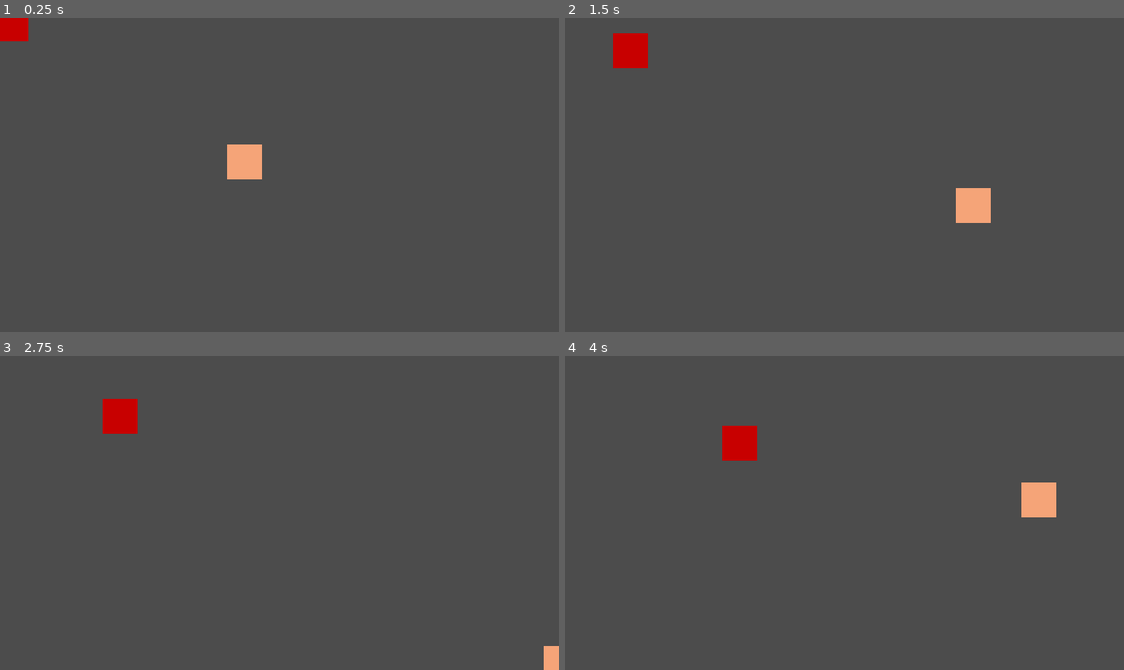
Above: before the commit, frames 1-4 (two rows, left to right).
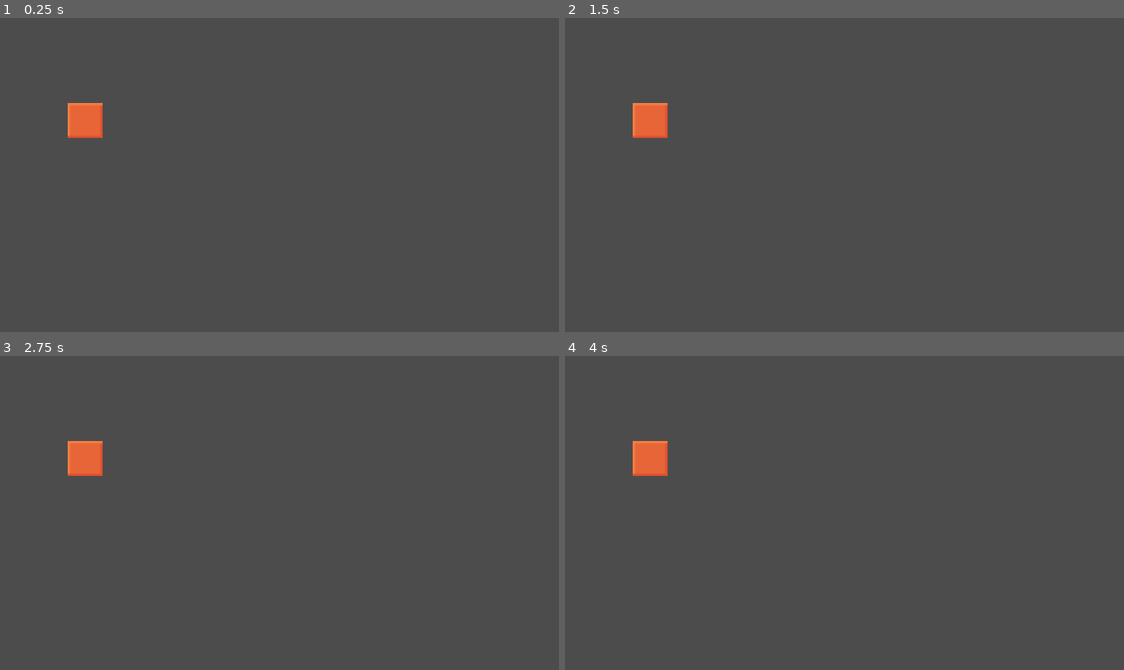
Above: after the commit, the same moments.

Repository: KrzysztofStaron/Foodventure
Game: Godot game, scene res://main.tscn
The game is run twice, just before and just after one commit, with the same random seed, the same clock (stepped at 60 frames per second) and the same inputs. Before the commit the project starts from res://game.tscn.
Inputs:
- Up to frame 1 (0.25 s): no input
- Up to frame 2 (1.5 s): hold Right (ui_right) 0.53-1.28 s; hold Down (ui_down) from 1.28 s (still down)
- Up to frame 3 (2.75 s): release Down (ui_down) at 2.03 s; hold Right (ui_right) from 2.03 s (still down)
- Up to frame 4 (4 s): release Right (ui_right) at 2.78 s; hold Up (ui_up) 2.78-3.53 s; hold Left (ui_left) from 3.53 s (still down)

The runs differ from the first frame. In frame 1, 1.8% of the frame differs, in the area x 0-47%, y 0-52%; in frame 2, 2.1%, in the area x 8-77%, y 4-66%; in frame 3, 1.6%; in frame 4, 2.1%.

Commit message:
project from scratch

Diff:
--- a/enemy.tscn
+++ /dev/null
@@ -1,17 +0,0 @@
-[gd_scene load_steps=4 format=2]
-
-[ext_resource path="res://img/player.png" type="Texture" id=1]
-[ext_resource path="res://scripts/square.gd" type="Script" id=2]
-
-[sub_resource type="RectangleShape2D" id=1]
-extents = Vector2( 8, 8 )
-
-[node name="Enemy" type="KinematicBody2D"]
-modulate = Color( 0.815686, 0, 0, 1 )
-script = ExtResource( 2 )
-
-[node name="Sprite" type="Sprite" parent="."]
-texture = ExtResource( 1 )
-
-[node name="CollisionShape2D" type="CollisionShape2D" parent="."]
-shape = SubResource( 1 )
--- a/game.tscn
+++ /dev/null
@@ -1,11 +0,0 @@
-[gd_scene load_steps=3 format=2]
-
-[ext_resource path="res://player.tscn" type="PackedScene" id=1]
-[ext_resource path="res://enemy.tscn" type="PackedScene" id=2]
-
-[node name="Game" type="Node2D"]
-
-[node name="player" parent="." instance=ExtResource( 1 )]
-position = Vector2( 112, 66 )
-
-[node name="Enemy" parent="." instance=ExtResource( 2 )]
--- /dev/null
+++ b/main.tscn
@@ -0,0 +1,9 @@
+[gd_scene load_steps=2 format=2]
+
+[ext_resource path="res://player/player.tscn" type="PackedScene" id=1]
+
+[node name="main" type="Node2D"]
+
+[node name="player" parent="." instance=ExtResource( 1 )]
+position = Vector2( 39, 47 )
+speed = 80
--- /dev/null
+++ b/managers/input_manager.gd
@@ -0,0 +1,45 @@
+extends Node
+
+# [negative_input_name (from Input Map), input_type]
+# e.g. ["ui_left", "move_horizontal"]
+var _correlations := [
+	["move_left", "move_horizontal"],
+	["move_up", "move_vertical"],
+]
+func _ready():
+	print(_correlations.hash())
+
+var _first_pressed : Dictionary
+
+func axis(negative_input : String, positive_input : String, reversed : bool = false) -> int:
+	var type := ""
+
+	var KEY = 0
+	var TYPE = 1
+
+	var direction := 1 if !reversed else -1
+
+	for correlation in _correlations:
+		if correlation[KEY] == negative_input:
+			type = correlation[TYPE]
+			if !_first_pressed.has(type):
+				_first_pressed[type] = ""
+
+			break
+
+	if _first_pressed[type] != positive_input && Input.is_action_pressed(negative_input):
+			_first_pressed[type] = negative_input
+			return -1 * direction
+	elif _first_pressed[type] != negative_input && Input.is_action_pressed(positive_input):
+			_first_pressed[type] = positive_input
+			return 1 * direction
+	else:
+		_first_pressed[type] = ""
+		return 0
+
+func vector(n1 : String, p1 : String, n2 : String, p2 : String, reversed := false) -> Vector2:
+	var dir = Vector2(axis(n1, p1, reversed), axis(n2, p2, reversed))
+	if abs(dir.x) + abs(dir.y) > 1:
+		dir = dir.normalized()
+
+	return dir
--- a/player.tscn
+++ /dev/null
@@ -1,15 +0,0 @@
-[gd_scene load_steps=4 format=2]
-
-[ext_resource path="res://img/player.png" type="Texture" id=1]
-[ext_resource path="res://scripts/player.gd" type="Script" id=2]
-
-[sub_resource type="RectangleShape2D" id=1]
-
-[node name="player" type="KinematicBody2D"]
-script = ExtResource( 2 )
-
-[node name="CollisionShape2D" type="CollisionShape2D" parent="."]
-shape = SubResource( 1 )
-
-[node name="Sprite" type="Sprite" parent="."]
-texture = ExtResource( 1 )
--- /dev/null
+++ b/player/player.gd
@@ -0,0 +1,7 @@
+extends KinematicBody2D
+
+export var speed : int = 40
+
+func _process(_delta):
+	var dir : Vector2 = input_manager.vector("move_left", "move_right", "move_up", "move_down")
+	move_and_slide(dir * speed)
--- /dev/null
+++ b/player/player.tscn
@@ -0,0 +1,15 @@
+[gd_scene load_steps=4 format=2]
+
+[ext_resource path="res://player/player.png" type="Texture" id=1]
+[ext_resource path="res://player/player.gd" type="Script" id=2]
+
+[sub_resource type="CircleShape2D" id=1]
+
+[node name="player" type="KinematicBody2D"]
+script = ExtResource( 2 )
+
+[node name="Sprite" type="Sprite" parent="."]
+texture = ExtResource( 1 )
+
+[node name="CollisionShape2D" type="CollisionShape2D" parent="."]
+shape = SubResource( 1 )
--- a/project.godot
+++ b/project.godot
@@ -8,56 +8,56 @@
 
 config_version=4
 
-_global_script_classes=[ {
-"base": "KinematicBody2D",
-"class": "enemy",
-"language": "GDScript",
-"path": "res://scripts/enemy.gd"
-} ]
-_global_script_class_icons={
-"enemy": ""
-}
-
 [application]
 
-config/name="Foodventure"
-run/main_scene="res://game.tscn"
-config/icon="res://img/icon.png"
+config/name="foodventure"
+run/main_scene="res://main.tscn"
+config/icon="res://icon.png"
+
+[autoload]
+
+input_manager="*res://managers/input_manager.gd"
 
 [display]
 
 window/size/width=256
 window/size/height=144
-window/handheld/orientation="sensor_landscape"
+window/size/always_on_top=true
+window/size/test_width=720
+window/size/test_height=405
 window/stretch/mode="2d"
-window/stretch/aspect="keep"
+window/stretch/aspect="keep_height"
 
 [input]
 
-ui_left={
-"deadzone": 0.2,
-"events": [ Object(InputEventKey,"resource_local_to_scene":false,"resource_name":"","device":0,"alt":false,"shift":false,"control":false,"meta":false,"command":false,"pressed":false,"scancode":16777231,"physical_scancode":0,"unicode":0,"echo":false,"script":null)
+move_left={
+"deadzone": 0.39,
+"events": [ Object(InputEventKey,"resource_local_to_scene":false,"resource_name":"","device":0,"alt":false,"shift":false,"control":false,"meta":false,"command":false,"pressed":false,"scancode":65,"physical_scancode":0,"unicode":0,"echo":false,"script":null)
 , Object(InputEventJoypadMotion,"resource_local_to_scene":false,"resource_name":"","device":0,"axis":0,"axis_value":-1.0,"script":null)
  ]
 }
-ui_right={
-"deadzone": 0.2,
-"events": [ Object(InputEventKey,"resource_local_to_scene":false,"resource_name":"","device":0,"alt":false,"shift":false,"control":false,"meta":false,"command":false,"pressed":false,"scancode":16777233,"physical_scancode":0,"unicode":0,"echo":false,"script":null)
+move_right={
+"deadzone": 0.39,
+"events": [ Object(InputEventKey,"resource_local_to_scene":false,"resource_name":"","device":0,"alt":false,"shift":false,"control":false,"meta":false,"command":false,"pressed":false,"scancode":68,"physical_scancode":0,"unicode":0,"echo":false,"script":null)
 , Object(InputEventJoypadMotion,"resource_local_to_scene":false,"resource_name":"","device":0,"axis":0,"axis_value":1.0,"script":null)
  ]
 }
-ui_up={
-"deadzone": 0.2,
-"events": [ Object(InputEventKey,"resource_local_to_scene":false,"resource_name":"","device":0,"alt":false,"shift":false,"control":false,"meta":false,"command":false,"pressed":false,"scancode":16777232,"physical_scancode":0,"unicode":0,"echo":false,"script":null)
+move_up={
+"deadzone": 0.39,
+"events": [ Object(InputEventKey,"resource_local_to_scene":false,"resource_name":"","device":0,"alt":false,"shift":false,"control":false,"meta":false,"command":false,"pressed":false,"scancode":87,"physical_scancode":0,"unicode":0,"echo":false,"script":null)
 , Object(InputEventJoypadMotion,"resource_local_to_scene":false,"resource_name":"","device":0,"axis":1,"axis_value":-1.0,"script":null)
  ]
 }
-ui_down={
-"deadzone": 0.2,
-"events": [ Object(InputEventKey,"resource_local_to_scene":false,"resource_name":"","device":0,"alt":false,"shift":false,"control":false,"meta":false,"command":false,"pressed":false,"scancode":16777234,"physical_scancode":0,"unicode":0,"echo":false,"script":null)
+move_down={
+"deadzone": 0.39,
+"events": [ Object(InputEventKey,"resource_local_to_scene":false,"resource_name":"","device":0,"alt":false,"shift":false,"control":false,"meta":false,"command":false,"pressed":false,"scancode":83,"physical_scancode":0,"unicode":0,"echo":false,"script":null)
 , Object(InputEventJoypadMotion,"resource_local_to_scene":false,"resource_name":"","device":0,"axis":1,"axis_value":1.0,"script":null)
  ]
 }
+
+[network]
+
+limits/debugger_stdout/max_messages_per_frame=12
 
 [physics]
 
--- a/scripts/enemy.gd
+++ /dev/null
@@ -1,20 +0,0 @@
-extends KinematicBody2D
-class_name enemy
-
-var health = 0
-var maxHelth = 100
-var armorlevel = 0
-
-func _ready():
-	health = maxHelth
-
-func die():
-	print("Die")
-	pass
-
-func hurt(dmg):
-	if dmg >= armorlevel:
-		health -= dmg-armorlevel
-
-	print("Hurt")
-	pass
--- a/scripts/player.gd
+++ /dev/null
@@ -1,42 +0,0 @@
-extends KinematicBody2D
-const speed = 100
-
-var velocity = Vector2.ZERO
-
-func _process(delta):
-	var leftJoy := Vector2.ZERO
-	leftJoy.x = Input.get_action_strength("ui_right") - Input.get_action_strength("ui_left")
-	leftJoy.y = Input.get_action_strength("ui_down") - Input.get_action_strength("ui_up")
-	leftJoy = normalizeVector(leftJoy)
-
-	#if abs(leftJoy.x) + abs(leftJoy.y) > 1.1:
-	#	print("error:", (abs(leftJoy.x) + abs(leftJoy.y)))
-
-	velocity = leftJoy * speed
-	move_and_slide(velocity)
-
-func normalizeVector(vector, maxValue = 1):
-	var sum = abs(vector.x) + abs(vector.y)
-	var dif = sum - maxValue
-	if sum <= maxValue or vector == Vector2.ZERO:
-		return vector
-
-	# normalize
-	var value := Vector2.ZERO
-
-	# change x value
-	if vector.x < 0:
-		value.x = vector.x + dif / 2
-	else:
-		value.x = vector.x - dif / 2
-
-	# change y value
-	if vector.y < 0:
-		value.y = vector.y + dif / 2
-	else:
-		value.y = vector.y - dif / 2
-
-	return value
-
-func hurt():
-	pass
--- a/scripts/square.gd
+++ /dev/null
@@ -1,7 +0,0 @@
-extends enemy
-
-func _ready():
-	print(health)
-
-func _process(delta):
-	move_and_slide(Vector2(2,1) * 10)
Not shown, removed: .mono/assemblies/Debug/GodotSharp.xml
Not shown, removed: .mono/assemblies/Debug/GodotSharpEditor.xml
Not shown, removed: .mono/assemblies/Debug/api_hash_cache.cfg
Not shown, removed: .mono/metadata/ide_messaging_meta.txt
Binary file added: assets/Baskic8.otf
Binary file added: grass.png
Not shown, added: grass.png.import
Renamed: img/icon.png -> icon.png
Not shown, changed: icon.png.import
Binary file removed: img/player.png
Binary file added: player/player.png
Not shown, changed: player/player.png.import
(and 6 more such lines)
